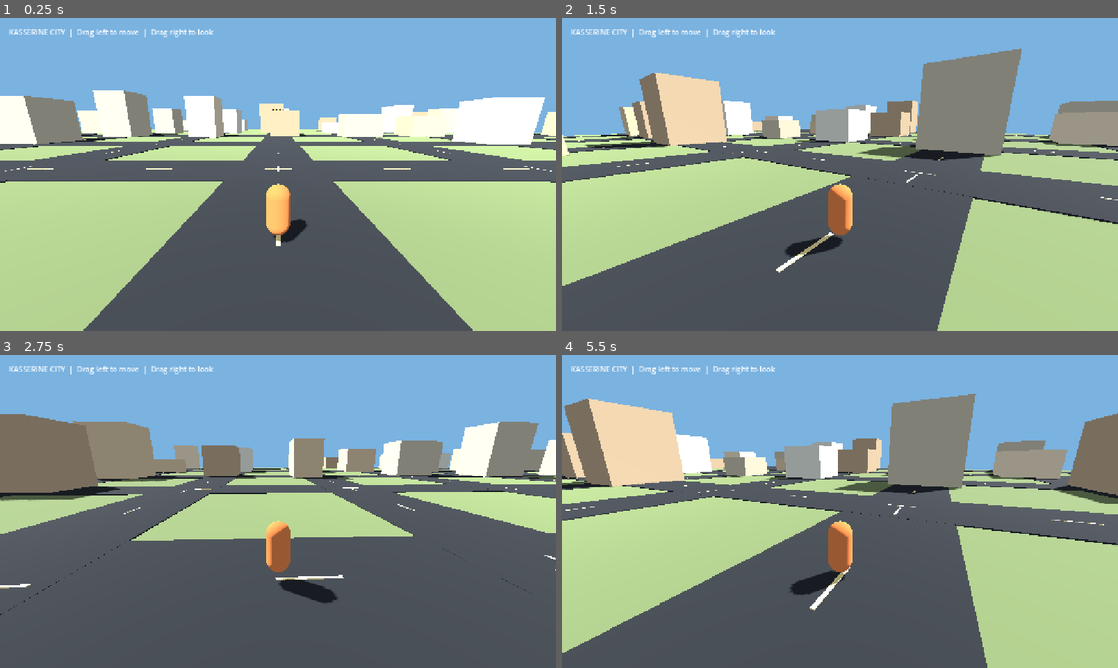
Above: before the commit, frames 1-4 (two rows, left to right).
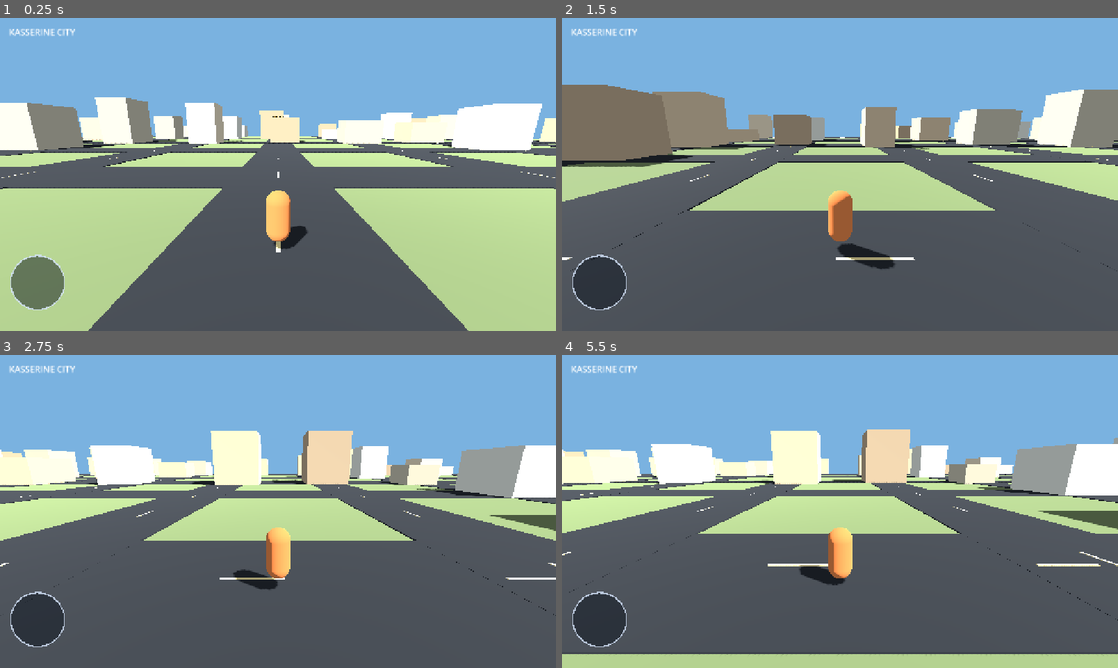
Above: after the commit, the same moments.

Repository: Gass-OS/Kasserine-City
Game: Godot game, scene res://main.tscn
Two runs of this game, one before a commit and one after it. Both use one fixed random seed, a clock stepped at 60 frames per second and the inputs below.
Inputs (mouse positions are in pixels of both pictures, inside the frame that each line leads up to):
- Up to frame 1 (0.25 s): no input
- Up to frame 2 (1.5 s): move the mouse to (962, 158) at 0.52 s; hold D 0.53-1.25 s; hold Space 0.53-1.25 s; click (962, 158) at 0.67 s; drag from (728, 190) to (812, 237) at 1.27 s
- Up to frame 3 (2.75 s): move the mouse to (333, 442) at 2.02 s; hold D from 2.03 s (still down); hold Space from 2.03 s (still down); click (333, 442) at 2.17 s
- Up to frame 4 (5.5 s): release D at 2.75 s; release Space at 2.75 s; drag from (812, 574) to (673, 464) at 2.77 s; move the mouse to (1006, 558) at 3.52 s; hold A 3.53-4.25 s; hold Space 3.53-4.25 s; click (1006, 558) at 3.67 s; drag from (673, 464) to (756, 433) at 4.27 s; move the mouse to (867, 511) at 5.02 s; hold S from 5.03 s (still down); hold Space from 5.03 s (still down); click (867, 511) at 5.17 s

The runs differ from the first frame. In frame 1, 13% of the frame differs, in the area x 0-100%, y 3-100%; in frame 2, 45%; in frame 3, 25%; in frame 4, 49%.
Error after the commit: Invalid access to property or key 'touch_move' on a base object of type 'CanvasLayer'. (res://scripts/player.gd:39)

Commit message:
Add visible mobile movement and action controls

Diff:
--- a/scripts/player.gd
+++ b/scripts/player.gd
@@ -1,6 +1,7 @@
 extends CharacterBody3D
 
 const SPEED = 6.0
+const SPRINT_SPEED = 10.0
 const JUMP_SPEED = 4.5
 const LOOK_SENSITIVITY = 0.008
 
@@ -8,11 +9,46 @@
 var pitch := -0.22
 var move_touch := -1
 var look_touch := -1
+var jump_touch := -1
+var sprint_touch := -1
+var interact_touch := -1
 var move_origin := Vector2.ZERO
-var move_current := Vector2.ZERO
 var touch_move := Vector2.ZERO
+var jump_requested := false
+var message_timer := 0.0
+
 var camera_pivot: Node3D
 var camera: Camera3D
+var hud: TouchHUD
+var status_label: Label
+
+class TouchHUD extends Control:
+    func _notification(what):
+        if what == NOTIFICATION_RESIZED:
+            queue_redraw()
+
+    func _draw():
+        var s = get_viewport_rect().size
+        var joy = Vector2(86, s.y - 112)
+        var jump = Vector2(s.x - 68, s.y - 112)
+        var sprint = Vector2(s.x - 164, s.y - 112)
+        var interact = Vector2(s.x - 68, s.y - 205)
+
+        draw_circle(joy, 62, Color(0.03, 0.06, 0.10, 0.48))
+        draw_arc(joy, 62, 0.0, TAU, 48, Color(0.85, 0.91, 1.0, 0.8), 3.0)
+        draw_circle(joy + get_parent().touch_move * 40.0, 25,
+            Color(0.60, 0.78, 0.96, 0.85))
+
+        _button(jump, 39, "JUMP", Color(0.15, 0.65, 0.34, 0.82))
+        _button(sprint, 35, "RUN", Color(0.14, 0.42, 0.78, 0.82))
+        _button(interact, 35, "USE", Color(0.80, 0.48, 0.12, 0.85))
+
+    func _button(p: Vector2, r: float, label: String, color: Color):
+        draw_circle(p, r, Color(0.02, 0.04, 0.07, 0.45))
+        draw_circle(p, r - 4, color)
+        draw_arc(p, r, 0.0, TAU, 40, Color(1, 1, 1, 0.85), 2.0)
+        draw_string(ThemeDB.fallback_font, p + Vector2(-r + 8, 5),
+            label, HORIZONTAL_ALIGNMENT_CENTER, r * 2 - 16, 14, Color.WHITE)
 
 func _ready():
     var collider = CollisionShape3D.new()
@@ -40,46 +76,108 @@
 
     camera = Camera3D.new()
     camera.position = Vector3(0, 2.4, 6.5)
-    camera.rotation.x = -0.25
+    camera.rotation.x = pitch
     camera.current = true
     camera_pivot.add_child(camera)
 
     var hud_layer = CanvasLayer.new()
+    hud_layer.layer = 10
     add_child(hud_layer)
-    var hud = Label.new()
-    hud.text = "KASSERINE CITY  |  Drag left to move  |  Drag right to look"
-    hud.position = Vector2(20, 20)
-    hud.add_theme_font_size_override("font_size", 17)
-    hud.add_theme_color_override("font_color", Color.WHITE)
+
+    hud = TouchHUD.new()
+    hud.set_anchors_and_offsets_preset(Control.PRESET_FULL_RECT)
+    hud.mouse_filter = Control.MOUSE_FILTER_IGNORE
     hud_layer.add_child(hud)
+
+    status_label = Label.new()
+    status_label.text = "KASSERINE CITY"
+    status_label.position = Vector2(20, 18)
+    status_label.add_theme_font_size_override("font_size", 20)
+    status_label.add_theme_color_override("font_color", Color.WHITE)
+    hud_layer.add_child(status_label)
+
+    get_viewport().size_changed.connect(_refresh_hud)
+    _refresh_hud()
+
+func _refresh_hud():
+    if is_instance_valid(hud):
+        hud.queue_redraw()
+
+func _point(action: String) -> Vector2:
+    var s = get_viewport().get_visible_rect().size
+    match action:
+        "jump":
+            return Vector2(s.x - 68, s.y - 112)
+        "sprint":
+            return Vector2(s.x - 164, s.y - 112)
+        "interact":
+            return Vector2(s.x - 68, s.y - 205)
+        _:
+            return Vector2(86, s.y - 112)
+
+func _near(p: Vector2, center: Vector2, radius: float) -> bool:
+    return p.distance_to(center) <= radius
 
 func _input(event):
     if event is InputEventScreenTouch:
+        var s = get_viewport().get_visible_rect().size
+
         if event.pressed:
-            if event.position.x < get_viewport().get_visible_rect().size.x * 0.5 and move_touch == -1:
+            if jump_touch == -1 and _near(event.position, _point("jump"), 48):
+                jump_touch = event.index
+                jump_requested = true
+                hud.queue_redraw()
+            elif sprint_touch == -1 and _near(event.position, _point("sprint"), 44):
+                sprint_touch = event.index
+                hud.queue_redraw()
+            elif interact_touch == -1 and _near(event.position, _point("interact"), 44):
+                interact_touch = event.index
+                _show_message("Nothing to interact with nearby yet")
+            elif move_touch == -1 and _near(event.position, _point("move"), 82):
                 move_touch = event.index
                 move_origin = event.position
-                move_current = event.position
                 touch_move = Vector2.ZERO
-            elif look_touch == -1:
+                hud.queue_redraw()
+            elif look_touch == -1 and event.position.x > s.x * 0.42 \
+                    and event.position.y < s.y - 255:
                 look_touch = event.index
         else:
             if event.index == move_touch:
                 move_touch = -1
                 touch_move = Vector2.ZERO
+                hud.queue_redraw()
             if event.index == look_touch:
                 look_touch = -1
+            if event.index == jump_touch:
+                jump_touch = -1
+            if event.index == sprint_touch:
+                sprint_touch = -1
+            if event.index == interact_touch:
+                interact_touch = -1
 
     elif event is InputEventScreenDrag:
         if event.index == move_touch:
-            move_current = event.position
-            var delta = move_current - move_origin
-            touch_move = Vector2(clamp(delta.x / 75.0, -1.0, 1.0), clamp(delta.y / 75.0, -1.0, 1.0))
+            var delta = (event.position - move_origin) / 60.0
+            touch_move = Vector2(
+                clamp(delta.x, -1.0, 1.0),
+                clamp(delta.y, -1.0, 1.0)
+            )
+            hud.queue_redraw()
         elif event.index == look_touch:
             yaw -= event.relative.x * LOOK_SENSITIVITY
             pitch = clamp(pitch - event.relative.y * LOOK_SENSITIVITY, -0.75, 0.35)
             camera_pivot.rotation.y = yaw
             camera.rotation.x = pitch
+
+func _show_message(message: String):
+    status_label.text = message
+    message_timer = 2.5
+
+func _process(delta):
+    if message_timer > 0.0:
+        message_timer -= delta
+        if message_timer <= 0.0 and is_instance_valid(status_label):
+            status_label.text = "KASSERINE CITY"
 
 func _physics_process(delta):
     if not is_on_floor():
@@ -106,15 +204,18 @@
     right = right.normalized()
     var direction = (right * input_dir.x - forward * input_dir.y).normalized()
 
+    var current_speed = SPRINT_SPEED if sprint_touch != -1 else SPEED
+
     if direction.length() > 0.01:
-        velocity.x = direction.x * SPEED
-        velocity.z = direction.z * SPEED
+        velocity.x = direction.x * current_speed
+        velocity.z = direction.z * current_speed
         rotation.y = atan2(-direction.x, -direction.z)
     else:
         velocity.x = move_toward(velocity.x, 0, SPEED * 4 * delta)
         velocity.z = move_toward(velocity.z, 0, SPEED * 4 * delta)
 
-    if (Input.is_key_pressed(KEY_SPACE)) and is_on_floor():
+    if (jump_requested or Input.is_key_pressed(KEY_SPACE)) and is_on_floor():
         velocity.y = JUMP_SPEED
+    jump_requested = false
 
     move_and_slide()
